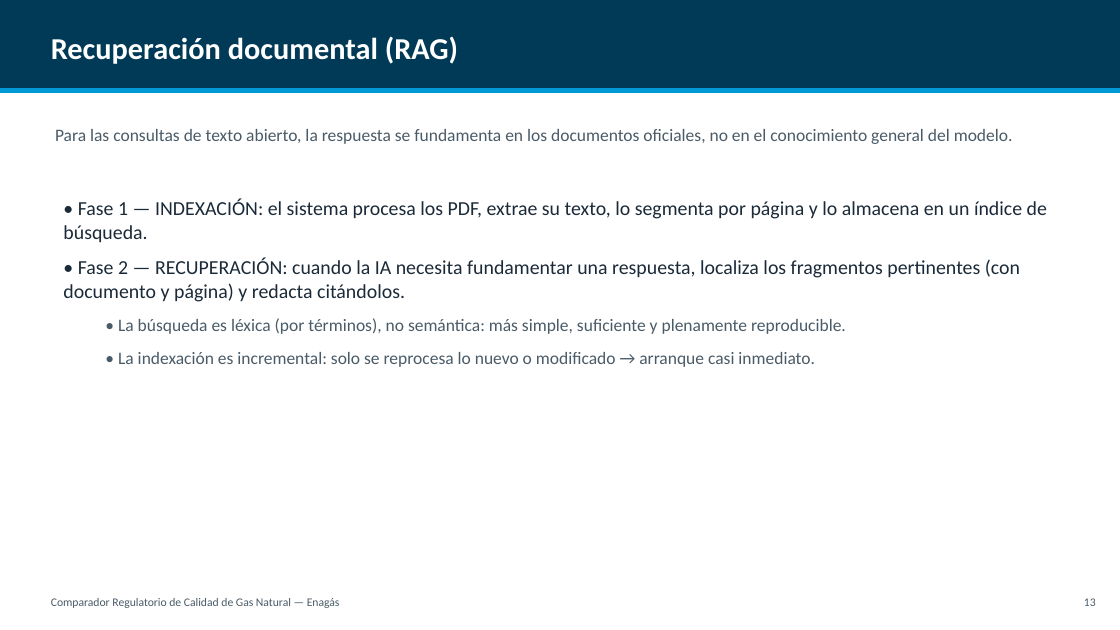
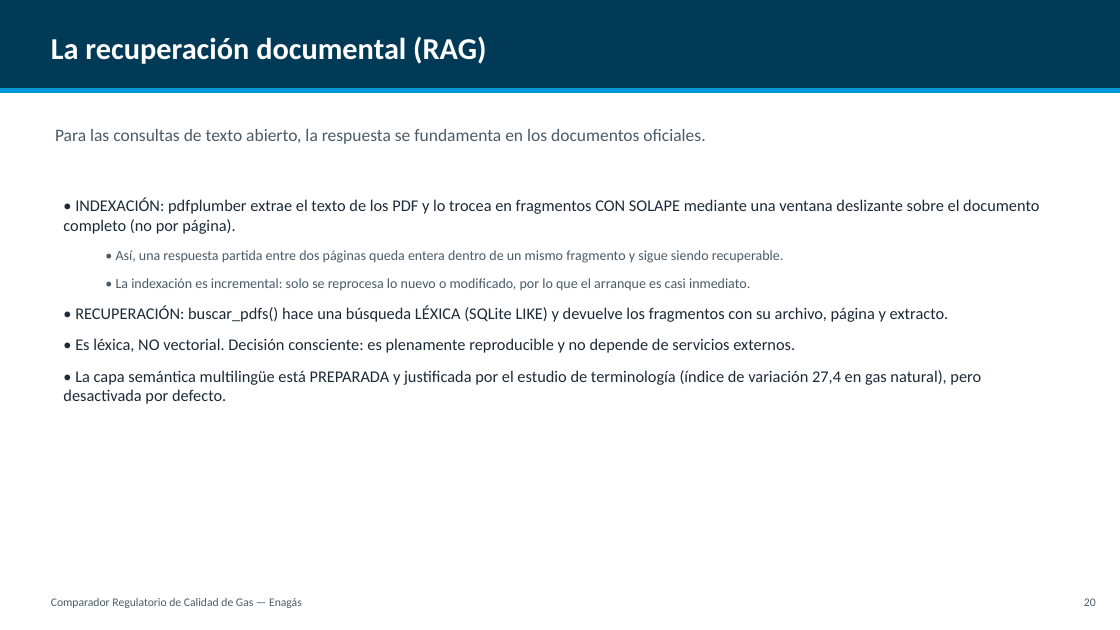
Before and after one commit to CarlosOlivaZurdo/ENAG-S_G1, a slide deck: slide 21 of docs/Presentacion_Comparador_Gas.pptx (slide 14 before the commit). Drawn at 1120x630 pixels with LibreOffice and Linux fonts; fonts in the diff are those of the drawing. Boxes give left, top, right and bottom in pixels: in the first picture for what was removed or moved away, otherwise in the second. Text is boxed around its words. In the diff, an @@ line names an element or a change of style, - is before the commit and + after.

```diff
--- a/docs/Presentacion_Comparador_Gas.pptx
+++ b/docs/Presentacion_Comparador_Gas.pptx
@@ text at box(51, 36, 486, 64): text changed @@
-Recuperación documental (RAG)
+La recuperación documental (RAG)
@@ text at box(55, 129, 705, 144): text changed @@
-Para las consultas de texto abierto, la respuesta se fundamenta en los documentos oficiales, no en el conocimiento general del modelo.
+Para las consultas de texto abierto, la respuesta se fundamenta en los documentos oficiales.
@@ text at box(63, 198, 1039, 404): text changed; size 17 to 14 pt @@
-• Fase 1 — INDEXACIÓN: el sistema procesa los PDF, extrae su texto, lo segmenta por página y lo almacena en un índice de búsqueda.
-• Fase 2 — RECUPERACIÓN: cuando la IA necesita fundamentar una respuesta, localiza los fragmentos pertinentes (con documento y página) y redacta citándolos.
-  • La búsqueda es léxica (por términos), no semántica: más simple, suficiente y plenamente reproducible.
-  • La indexación es incremental: solo se reprocesa lo nuevo o modificado → arranque casi inmediato.
+• INDEXACIÓN: pdfplumber extrae el texto de los PDF y lo trocea en fragmentos CON SOLAPE mediante una ventana deslizante sobre el documento completo (no por página).
+  • Así, una respuesta partida entre dos páginas queda entera dentro de un mismo fragmento y sigue siendo recuperable.
+  • La indexación es incremental: solo se reprocesa lo nuevo o modificado, por lo que el arranque es casi inmediato.
+• RECUPERACIÓN: buscar_pdfs() hace una búsqueda LÉXICA (SQLite LIKE) y devuelve los fragmentos con su archivo, página y extracto.
+• Es léxica, NO vectorial. Decisión consciente: es plenamente reproducible y no depende de servicios externos.
+• La capa semántica multilingüe está PREPARADA y justificada por el estudio de terminología (índice de variación 27,4 en gas natural), pero desactivada por defecto.
@@ text at box(51, 598, 302, 608): text changed @@
-Comparador Regulatorio de Calidad de Gas Natural — Enagás
+Comparador Regulatorio de Calidad de Gas — Enagás
@@ text at box(1084, 598, 1096, 606): text changed @@
-13
+20
```
Also in this commit, not shown: 10 other slides changed, 12 slides added, 7 slides removed, 11 other files.
